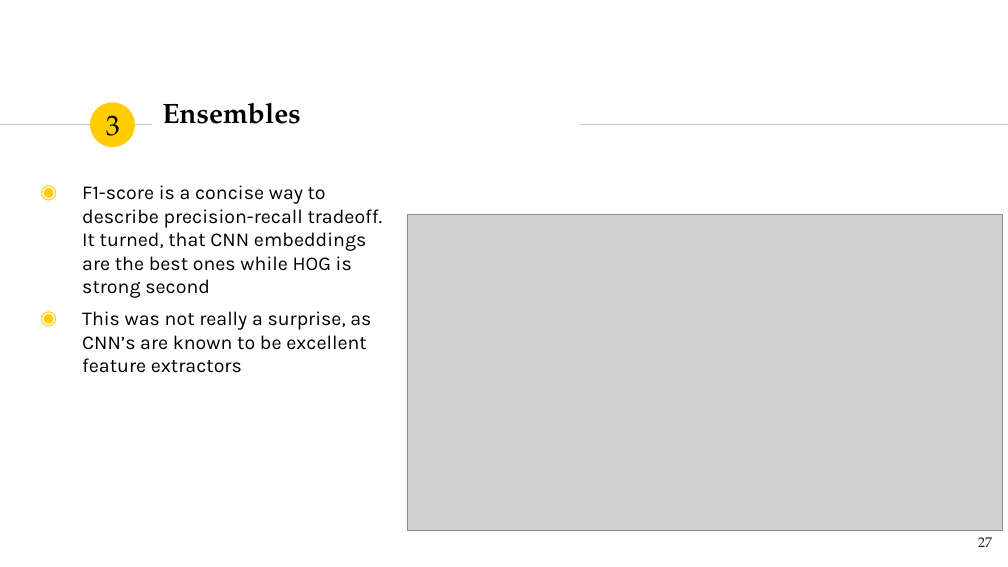
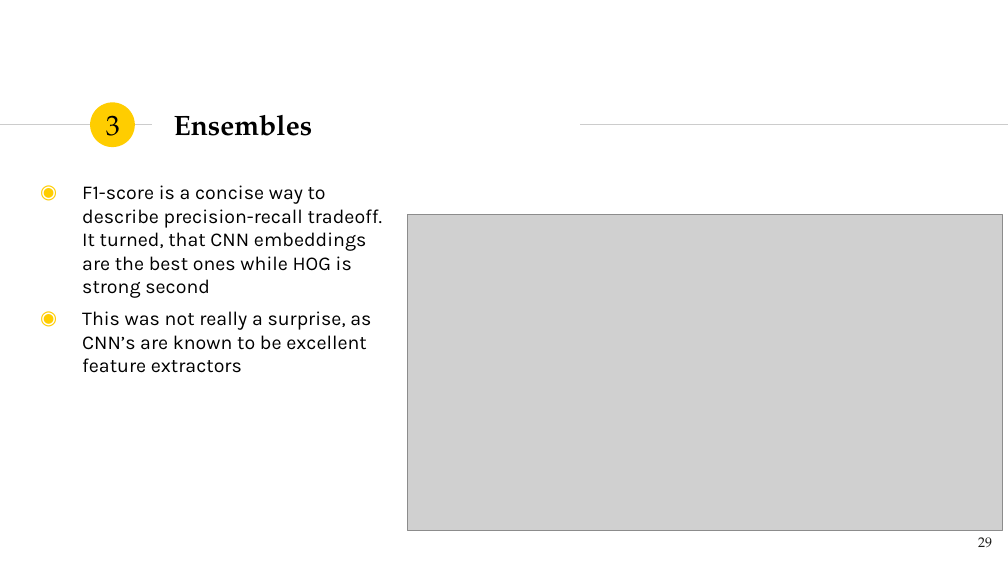
Before and after one commit to TeemuSo/Loop-Q-prize, a slide deck: slide 29 of reports/Emotion recognition - LoopQPrize.pptx (slide 27 before the commit). Drawn at 1008x567 pixels with LibreOffice and Linux fonts; fonts in the diff are those of the drawing; grey boxes stand for pictures. Boxes give left, top, right and bottom in pixels: in the first picture for what was removed or moved away, otherwise in the second. Text is boxed around its words. In the diff, an @@ line names an element or a change of style, - is before the commit and + after.

```diff
--- a/reports/Emotion recognition - LoopQPrize.pptx
+++ b/reports/Emotion recognition - LoopQPrize.pptx
@@ title "Ensembles": place and size @@
-title "Ensembles" at (162, 103, 301, 124)
+title "Ensembles" at (174, 115, 313, 136)
@@ page number at (978, 537, 992, 548): text changed @@
-27
+29
```
Also in this commit, not shown: 10 other slides changed, 10 slides added, 33 slides removed, 11 other files.
